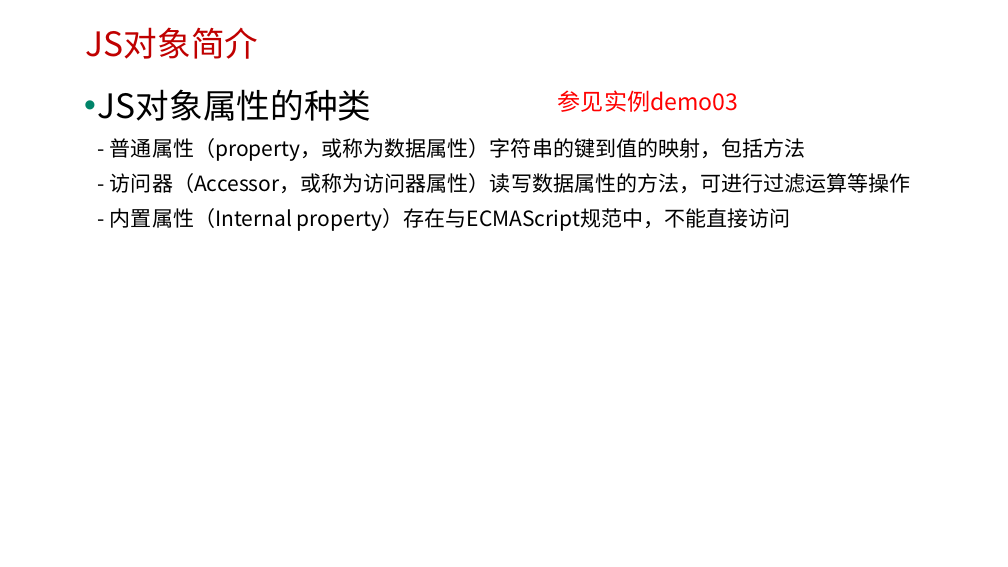
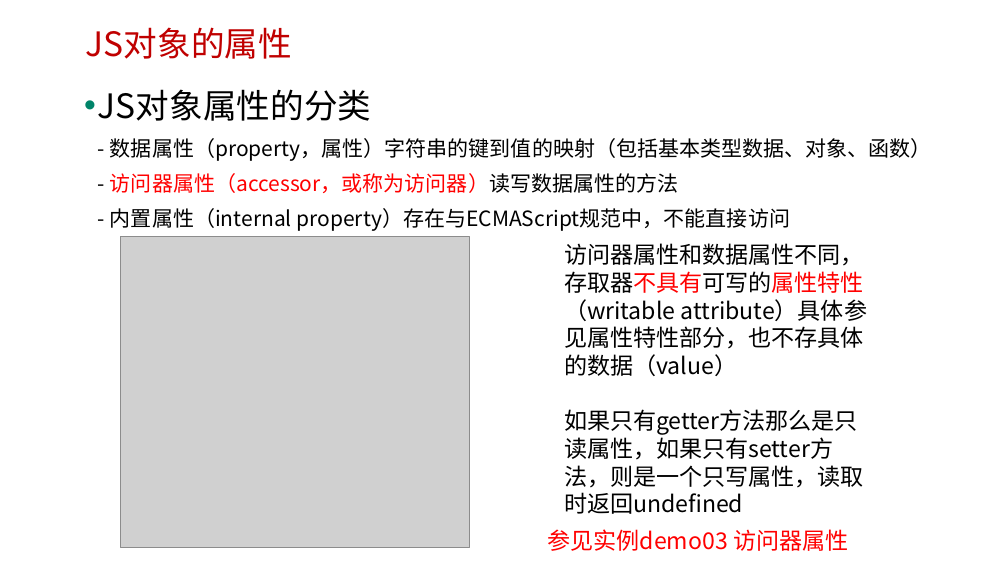
Before and after one commit to edu2act/course-javascript-advanced, a slide deck: slide 8 of 课程PPT/06.JavaScript对象.pptx. Drawn at 1008x567 pixels with LibreOffice and Linux fonts; fonts in the diff are those of the drawing; grey boxes stand for pictures; background and template pictures are left out. Boxes give left, top, right and bottom in pixels: in the first picture for what was removed or moved away, otherwise in the second. Text is boxed around its words. In the diff, an @@ line names an element or a change of style, - is before the commit and + after.

```diff
--- a/课程PPT/06.JavaScript对象.pptx
+++ b/课程PPT/06.JavaScript对象.pptx
@@ text at (86, 27, 292, 59): text changed @@
-JS对象简介
+JS对象的属性
@@ text at (98, 89, 932, 231): text changed @@
-• JS对象属性的种类
-  - 普通属性（property，或称为数据属性）字符串的键到值的映射，包括方法
-  - 访问器（Accessor，或称为访问器属性）读写数据属性的方法，可进行过滤运算等操作
-  - 内置属性（Internal property）存在与ECMAScript规范中，不能直接访问
+• JS对象属性的分类
+  - 数据属性（property，属性）字符串的键到值的映射（包括基本类型数据、对象、函数）
+  - 访问器属性（accessor，或称为访问器）读写数据属性的方法
+  - 内置属性（internal property）存在与ECMAScript规范中，不能直接访问
@@ picture added at (120, 237, 469, 547) @@
@@ text added at (564, 243, 867, 514), 22 pt, text #000000 @@
+访问器属性和数据属性不同，存取器不具有可写的属性特性（writable attribute）具体参见属性特性部分，也不存具体的数据（value）
+如果只有getter方法那么是只读属性，如果只有setter方法，则是一个只写属性，读取时返回undefined
@@ text at (548, 529, 848, 551): text changed @@
-参见实例demo03
+参见实例demo03 访问器属性
```
Also in this commit, not shown: 15 other slides changed, 3 slides added, 11 other files.
